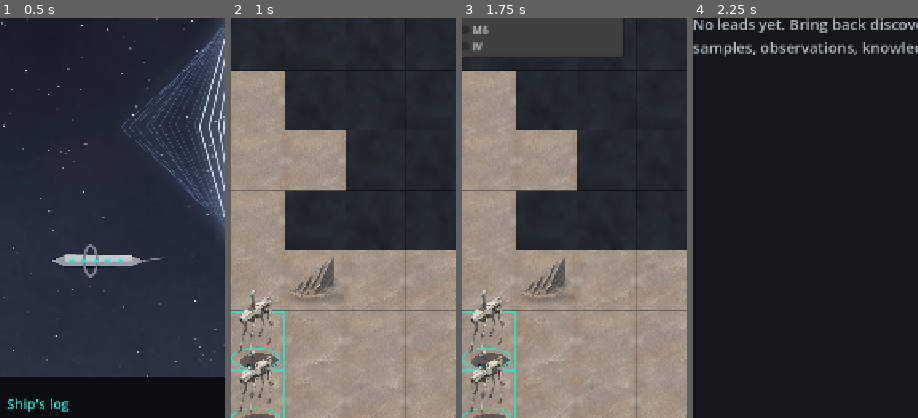
Above: before the commit, frames 1-4 (left to right).
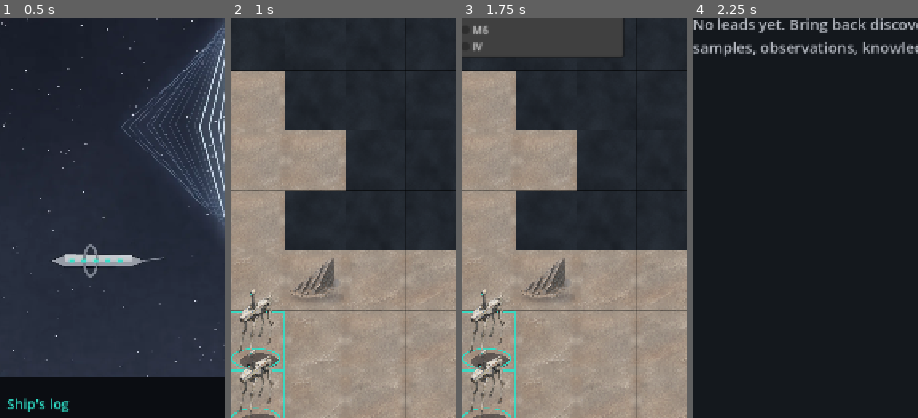
Above: after the commit, the same moments.

Repository: devdownin/Dogs
Game: Godot game, scene res://ui/main.tscn
The game is run twice, just before and just after one commit, with the same random seed, the same clock (stepped at 60 frames per second) and the same inputs.
Inputs:
- Up to frame 1 (0.5 s): no input
- Up to frame 2 (1 s): click "Skip" at 0.5 s
- Up to frame 3 (1.75 s): click "M1 — Unknown Ground" at 1.25 s
- Up to frame 4 (2.25 s): click "ATHENA" at 2 s
The pictures show only the part of the screen within x 3-53%, y 19-69%; the shares and areas given below are measured in that part.

Frame 1 is identical in both runs. In frame 2, 0.7% of the frame differs, in the area x 3-20%, y 67-98%; in frame 3, 0.7%; in frame 4, nothing differs.

Commit message:
Donner aux drones une marche articulée

Diff:
--- a/tests/run_ui.gd
+++ b/tests/run_ui.gd
@@ -219,7 +219,16 @@
 		),
 		"M4 : le Technicien montre son dos sur la première étape vers le nord"
 	)
-	motion.advance(M4Motion.STEP_SECONDS)
+	var first_pose := motion.frame_for("tec", "technician", false)
+	_check(
+		(
+			motion.advance(0.06)
+			and motion.position("tec", Cells.parse("E9")).y < 9.0
+			and motion.frame_for("tec", "technician", false) != first_pose
+		),
+		"M4 : le châssis et la pose de marche progressent entre deux images d'attente"
+	)
+	motion.advance(M4Motion.DRONE_STEP_SECONDS["technician"] - 0.06)
 	board._actor_rect("tec", Cells.parse("E9"))
 	_check(
 		_technician_sheet(motion) == "technician.png" and motion.mirrored("tec", "technician"),
@@ -236,11 +245,24 @@
 		),
 		"M4 : le Technicien montre sa face quand il repart vers le sud"
 	)
-	motion.advance(M4Motion.STEP_SECONDS)
+	motion.advance(M4Motion.DRONE_STEP_SECONDS["technician"])
 	board._actor_rect("tec", Cells.parse("E10"))
 	_check(
 		_technician_sheet(motion) == "technician_s.png",
 		"M4 : le Technicien conserve la vue sud une fois arrivé"
+	)
+	main.load_mission(0)
+	board.reduce_motion(false)
+	_tap(main, "A7")
+	_tap(main, "B7")
+	_tap(main, "B7")
+	var destination := Cells.parse("B7")
+	_check(
+		(
+			main.game.units["sc1"]["pos"] == destination
+			and board._actor_rect("sc1", destination) == board.cell_rect(Cells.parse("A7"))
+		),
+		"M1 : l’Éclaireur utilise la marche animée dès la première mission Surface"
 	)
 
 
--- a/ui/board_view.gd
+++ b/ui/board_view.gd
@@ -184,14 +184,15 @@
 
 ## Recadre au zoom initial, centré sur `focus` (en cases). Différé si la taille est encore nulle.
 func reset_view(focus: Vector2) -> void:
-	if main.def.id == ART_MISSION:
+	var surface_mission: bool = main.def.data.get("tileset", "") == "surface"
+	if surface_mission or main.def.id == ART_MISSION:
 		_motion = M4Motion.new()
 		_motion.load_sheets()
 		_motion.set_reduced(main.animations_reduced)
 	else:
 		_motion = null
 	_load_painted_art(main.def)
-	if main.def.data.get("tileset", "") == "surface":
+	if surface_mission:
 		if _surface == null:
 			var surface := SurfaceTiles.new()
 			if surface.load_manifest():
--- a/ui/m4_motion.gd
+++ b/ui/m4_motion.gd
@@ -4,6 +4,10 @@
 
 const FPS := 12.0
 const STEP_SECONDS := 0.24
+const DRONE_STEP_SECONDS := {"scout": 0.36, "technician": 0.48}
+const DRONE_WALK_FRAMES := 12
+const DRONE_CYCLES_PER_CELL := 2.0
+const DRONE_EASE_CELLS := 0.24
 const FRAME_SIZE := 288
 const SHEET_COLUMNS := 6
 const TYPES := ["scout", "technician", "sentinel", "patroller"]
@@ -26,19 +30,24 @@
 
 func load_sheets() -> void:
 	for kind: String in TYPES:
-		_load_sheet(kind)
+		var extra_walk_frames := _extra_walk_frames(kind)
+		_load_sheet(kind, extra_walk_frames)
 		if kind != "sentinel":
-			_load_sheet(kind + "_n")
-			_load_sheet(kind + "_s")
-
-
-func _load_sheet(name: String) -> void:
+			_load_sheet(kind + "_n", extra_walk_frames)
+			_load_sheet(kind + "_s", extra_walk_frames)
+
+
+func _extra_walk_frames(kind: String) -> int:
+	return DRONE_WALK_FRAMES - CLIPS["walk"].y if DRONE_STEP_SECONDS.has(kind) else 0
+
+
+func _load_sheet(name: String, extra_walk_frames: int) -> void:
 	var sheet: Texture2D = load("res://assets/units/m4_motion/" + name + ".png")
 	if sheet == null:
 		return
 	var frames: Array[Texture2D] = []
 	var end: Vector2i = CLIPS["disabled"]
-	for index in end.x + end.y:
+	for index in end.x + end.y + extra_walk_frames:
 		var atlas := AtlasTexture.new()
 		atlas.atlas = sheet
 		var col := posmod(index, SHEET_COLUMNS)
@@ -61,7 +70,17 @@
 		return false
 	var frame := floori(_clock * FPS)
 	_clock += delta
-	return floori(_clock * FPS) != frame
+	var redraw := floori(_clock * FPS) != frame
+	for id: String in _moves.keys():
+		var route := _moves[id]
+		if _clock >= float(route["end"]):
+			var cells: Array = route["cells"]
+			_face(id, cells[-1] - cells[-2])
+			_moves.erase(id)
+			redraw = true
+		elif route["drone"]:
+			redraw = true  # La translation est continue, même entre deux poses.
+	return redraw
 
 
 func set_reduced(enabled: bool) -> void:
@@ -80,7 +99,8 @@
 			var path: Array = event["path"]
 			if path.is_empty() or not before.has(id) or not actors.has(id):
 				return
-			if not TYPES.has(actors[id]["type"]):
+			var kind: String = actors[id]["type"]
+			if not TYPES.has(kind):
 				return
 			if guard:
 				# Ne jamais révéler via l'animation un itinéraire sous le brouillard.
@@ -90,23 +110,36 @@
 					if not game.current_vision.has(cell):
 						_moves.erase(id)
 						return
-			_moves[id] = {"cells": [before[id]] + path, "start": _clock}
+			var cells: Array = [before[id]] + path
+			var seconds: float = DRONE_STEP_SECONDS.get(kind, STEP_SECONDS)
+			_moves[id] = {
+				"cells": cells,
+				"start": _clock,
+				"end": _clock + path.size() * seconds,
+				"step_seconds": seconds,
+				"drone": DRONE_STEP_SECONDS.has(kind)
+			}
 			_face(id, path[0] - before[id])
 		"probe_launched", "feature_activated", "unit_braced":
-			_act(event["unit"], "action")
+			var id: String = event["unit"]
+			_act(id, "action", _moves.get(id, {}).get("end", _clock))
 		"guardian_turned":
 			_act(event["guardian"], "action")
 		"unit_attacked":
 			_act(event["guardian"], "action")
 			_act(event["unit"], "hit")
 		"unit_disabled":
+			_moves.erase(event["unit"])
 			_act(event["unit"], "disabled")
 		"unit_repaired":
 			_actions.erase(event["unit"])
-
-
-func _act(id: String, clip: String) -> void:
-	_actions[id] = {"clip": clip, "start": _clock}
+		"unit_extracted":
+			_moves.erase(event["unit"])
+			_actions.erase(event["unit"])
+
+
+func _act(id: String, clip: String, start := -1.0) -> void:
+	_actions[id] = {"clip": clip, "start": maxf(_clock, start)}
 
 
 func _face(id: String, direction: Vector2i) -> void:
@@ -118,14 +151,29 @@
 		return Vector2(final_cell)
 	var motion := _moves[id]
 	var cells: Array = motion["cells"]
-	var phase := (_clock - float(motion["start"])) / STEP_SECONDS
-	var step := floori(phase)
-	if step >= cells.size() - 1:
-		_face(id, cells[-1] - cells[-2])
-		_moves.erase(id)
-		return Vector2(final_cell)
+	var distance := _route_progress(motion)
+	var step := mini(floori(distance), cells.size() - 2)
 	_face(id, cells[step + 1] - cells[step])
-	return Vector2(cells[step]).lerp(Vector2(cells[step + 1]), phase - step)
+	return Vector2(cells[step]).lerp(Vector2(cells[step + 1]), distance - step)
+
+
+func _route_progress(motion: Dictionary) -> float:
+	var last: float = motion["cells"].size() - 1
+	var distance := clampf(
+		(_clock - float(motion["start"])) / float(motion["step_seconds"]), 0, last
+	)
+	if not motion["drone"]:
+		return distance
+	if distance < DRONE_EASE_CELLS:
+		return _ease_endpoint(distance)
+	if last - distance < DRONE_EASE_CELLS:
+		return last - _ease_endpoint(last - distance)
+	return distance
+
+
+func _ease_endpoint(distance: float) -> float:
+	var t := distance / DRONE_EASE_CELLS
+	return DRONE_EASE_CELLS * t * t * (2.0 - t)
 
 
 func frame_for(id: String, kind: String, disabled: bool) -> Texture2D:
@@ -140,17 +188,27 @@
 			age = _clock - float(_actions[id]["start"])
 	elif _actions.has(id):
 		var action := _actions[id]
-		age = _clock - float(action["start"])
+		var action_age := _clock - float(action["start"])
 		var action_clip: String = action["clip"]
-		if floori(age * FPS) < CLIPS[action_clip].y:
+		if floori(action_age * FPS) >= CLIPS[action_clip].y:
+			_actions.erase(id)
+		elif action_age >= 0.0:
 			clip = action_clip
-		else:
-			_actions.erase(id)
+			age = action_age
+	var extra_walk_frames := _extra_walk_frames(kind)
+	var frame_position := age * FPS
 	if clip == "idle" and _moves.has(id):
 		clip = "walk"
-		age = _clock - float(_moves[id]["start"])
+		var motion := _moves[id]
+		frame_position = (_clock - float(motion["start"])) * FPS
+		if motion["drone"]:
+			frame_position = _route_progress(motion) * DRONE_CYCLES_PER_CELL * DRONE_WALK_FRAMES
 	var clip_range: Vector2i = CLIPS[clip]
-	var index := floori(age * FPS)
+	if clip == "walk":
+		clip_range.y += extra_walk_frames
+	elif clip != "idle":
+		clip_range.x += extra_walk_frames
+	var index := floori(frame_position)
 	if clip in ["idle", "walk"]:
 		index = posmod(index, clip_range.y)
 	else:
Binary file changed: assets/units/m4_motion/scout.png
Binary file changed: assets/units/m4_motion/scout_n.png
Binary file changed: assets/units/m4_motion/scout_s.png
Binary file changed: assets/units/m4_motion/technician.png
Binary file changed: assets/units/m4_motion/technician_n.png
Binary file changed: assets/units/m4_motion/technician_s.png
Not shown, changed: REVUE-M4.md
